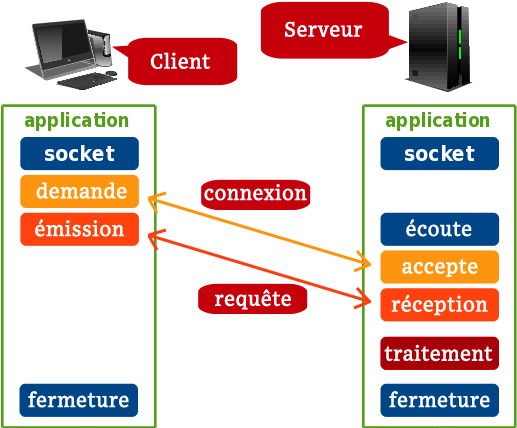
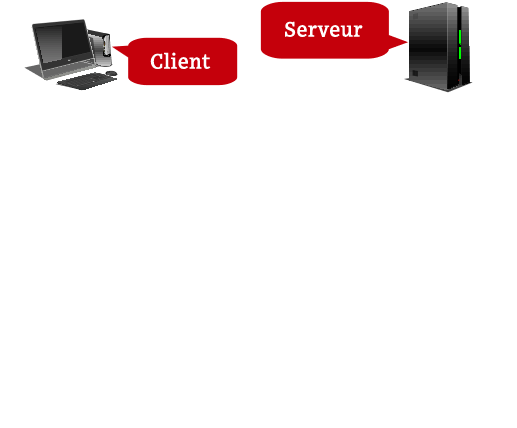
Layer changes from the first 517 × 428 image to the second:
showed "Layer 5" over (x1=1, y1=104, x2=517, y2=428)
showed "Layer 4 copy 3" over (x1=20, y1=169, x2=500, y2=291)
showed "Layer 4 copy 2" over (x1=20, y1=210, x2=500, y2=329)
showed "Layer 4 copy" over (x1=154, y1=324, x2=499, y2=372)
showed "Layer 4", painted on it over (x1=19, y1=371, x2=499, y2=421)
added layer "Layer 6" in group "norm" over (x1=154, y1=334, x2=499, y2=373)
added layer "Layer 7" in group "norm" over (x1=380, y1=383, x2=499, y2=417)
painted on "réception" over (x1=19, y1=374, x2=499, y2=417)
